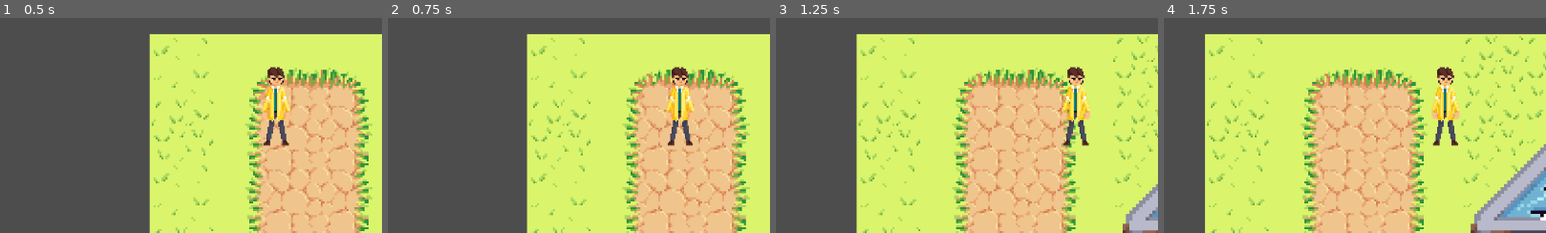
Above: before the commit, frames 1-4 (left to right).
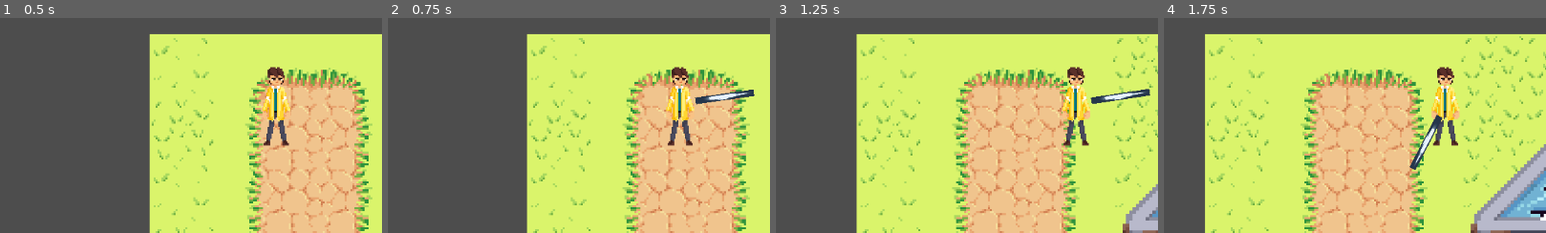
Above: after the commit, the same moments.

Repository: Kiwi-the-Cat/Untitled-Roguelike
Game: Godot game, scene res://levels/Main.tscn
Same seed, same stepped clock (60 frames per second), same inputs: the game is played once before the commit and once after it.
Inputs (mouse positions are % of the whole screen's width and height, from its top left):
- Up to frame 1 (0.5 s): no input
- Up to frame 2 (0.75 s): tap Enter at 0.5 s; move the mouse to (72, 45) at 0.52 s; press the mouse at (72, 45) at 0.53 s; hold D (right) from 0.53 s (still down)
- Up to frame 3 (1.25 s): keep holding D (right)
- Up to frame 4 (1.75 s): release D (right) at 1.25 s; release the mouse at (72, 45) at 1.25 s; drag from (30, 55) to (45, 70) at 1.27 s
The pictures show only the part of the screen within x 14-64%, y 30-80%; the shares and areas given below are measured in that part.

Frame 1 is identical in both runs. In frame 2, 0.5% of the frame differs, in the area x 80-96%, y 33-41%; in frame 3, 0.5%, in the area x 82-98%, y 32-40%; in frame 4, 0.5%.
Error before the commit: Invalid assignment of property or key 'visible' with value of type 'bool' on a base object of type 'null instance'. (res://library/CharacterMovement.gd:85)

Commit message:
Redid attack code

Diff:
--- /dev/null
+++ b/enemies/enemy.gd
@@ -0,0 +1,15 @@
+extends CharacterBody2D
+
+@export var health:int = 20
+
+func hurt():
+	health -= 2
+	if(health > 0):
+		print("Health: ", health)
+	else:
+		print("Dead")
+		get_parent().remove_child(self)
+
+
+func _on_player_knife_active():
+	hurt()
--- a/enemies/enemy.tscn
+++ b/enemies/enemy.tscn
@@ -1,11 +1,15 @@
-[gd_scene load_steps=3 format=3 uid="uid://cd8bdomu8khkc"]
+[gd_scene load_steps=4 format=3 uid="uid://cd8bdomu8khkc"]
 
 [ext_resource type="Texture2D" uid="uid://bllvk3tuo6l22" path="res://QuickPluginManager.png" id="1_kkfcj"]
+[ext_resource type="Script" path="res://enemies/enemy.gd" id="1_yxqfl"]
 
 [sub_resource type="RectangleShape2D" id="RectangleShape2D_tqq16"]
 size = Vector2(98, 56)
 
 [node name="Enemy" type="CharacterBody2D"]
+collision_layer = 3
+collision_mask = 3
+script = ExtResource("1_yxqfl")
 
 [node name="EnemyCollision" type="CollisionShape2D" parent="."]
 shape = SubResource("RectangleShape2D_tqq16")
--- a/levels/LevelThree.tscn
+++ b/levels/LevelThree.tscn
@@ -164,3 +164,5 @@
 
 [node name="Enemy" parent="." instance=ExtResource("4_2msrt")]
 position = Vector2(417, 184)
+
+[connection signal="knife_active" from="Player" to="Enemy" method="_on_player_knife_active"]
--- a/library/CharacterMovement.gd
+++ b/library/CharacterMovement.gd
@@ -79,11 +79,11 @@
 	#Enables knife attack when mouse is clicked
 	if Input.is_action_pressed("attack"):
 		$Knife.visible = true
-		$Knife/KnifeHitbox.disabled = false
+		$Knife/KnifeCollision.disabled = false
 		$Knife.look_at(Vector2(mousePos.x, mousePos.y))
 	else:
 		$Knife.visible = false
-		$Knife/KnifeHitbox.disabled = true
+		$Knife/KnifeCollision.disabled = true
 
 func _on_exit_body_entered(body): #Level Transistions
 	match get_tree().current_scene.name:
@@ -114,10 +114,5 @@
 		animation_tree["parameters/conditions/facing_right"] = false
 		animation_tree["parameters/conditions/facing_up"] = true
 
-
-
-
-
-
 func _on_knife_body_entered(body):
 	knife_active.emit()
--- a/player/character_body_2d.tscn
+++ b/player/character_body_2d.tscn
@@ -1,8 +1,9 @@
-[gd_scene load_steps=27 format=3 uid="uid://dvv1qv3dl5byx"]
+[gd_scene load_steps=29 format=3 uid="uid://dvv1qv3dl5byx"]
 
 [ext_resource type="Script" path="res://library/CharacterMovement.gd" id="1_7v2kx"]
 [ext_resource type="Texture2D" uid="uid://dxjhi48us853h" path="res://assets/char_idle_forward.png" id="2_8xdgw"]
 [ext_resource type="Script" path="res://library/RollCooldownBar.gd" id="3_s1iql"]
+[ext_resource type="Texture2D" uid="uid://ctliq2xur1hmu" path="res://icon.png" id="4_h8nl0"]
 
 [sub_resource type="CapsuleShape2D" id="CapsuleShape2D_h5sxa"]
 radius = 16.0
@@ -110,6 +111,9 @@
 transitions = ["LIdle", "UIdle", SubResource("AnimationNodeStateMachineTransition_st5qt"), "UIdle", "LIdle", SubResourc …(883 unchanged characters)…
 graph_offset = Vector2(-87, -257)
 
+[sub_resource type="RectangleShape2D" id="RectangleShape2D_f4jh5"]
+size = Vector2(90, 10)
+
 [node name="Player" type="CharacterBody2D"]
 script = ExtResource("1_7v2kx")
 
@@ -162,3 +166,18 @@
 parameters/Move/blend_position = Vector2(0, 0)
 parameters/RIdle/blend_position = Vector2(0, 0)
 parameters/UIdle/blend_position = Vector2(0, 0)
+
+[node name="Knife" type="Area2D" parent="."]
+collision_layer = 2
+collision_mask = 2
+
+[node name="KnifeCollision" type="CollisionShape2D" parent="Knife"]
+position = Vector2(68, 0)
+shape = SubResource("RectangleShape2D_f4jh5")
+
+[node name="KnifeSprite" type="Sprite2D" parent="Knife"]
+position = Vector2(67, 0)
+scale = Vector2(0.695313, 0.078125)
+texture = ExtResource("4_h8nl0")
+
+[connection signal="body_entered" from="Knife" to="." method="_on_knife_body_entered"]
Not shown: 1 places in levels/LevelTwo.tscn that only renumber resources
